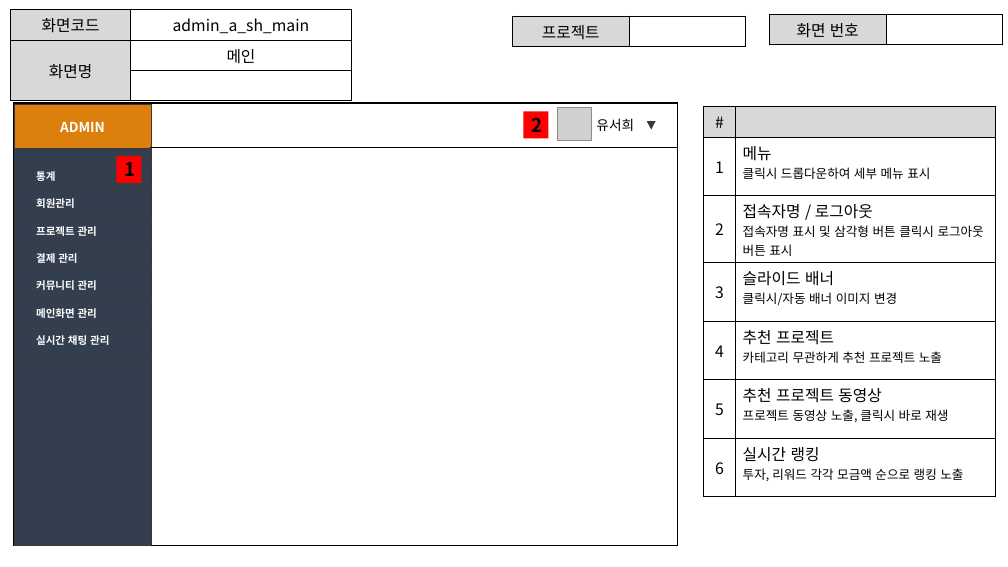
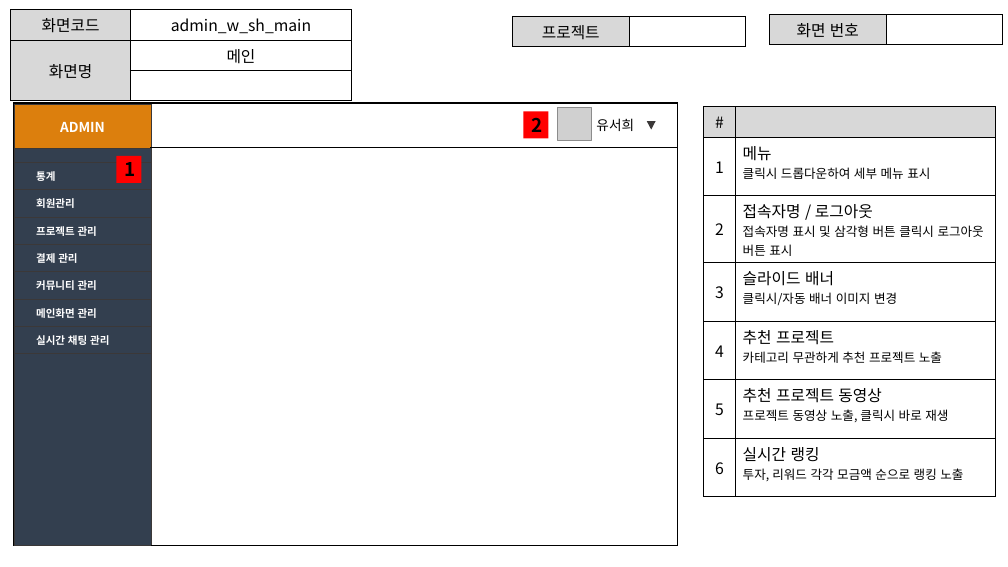
Before and after one commit to ezenteam2/EzenCrowdFunding, a slide deck: slide 10 of project03 화면설계서/project03 - 화면 설계서 - 서희.pptx. Drawn at 1008x567 pixels with LibreOffice and Linux fonts; fonts in the diff are those of the drawing; grey boxes stand for pictures. Boxes give left, top, right and bottom in pixels: in the first picture for what was removed or moved away, otherwise in the second. Text is boxed around its words. In the diff, an @@ line names an element or a change of style, - is before the commit and + after.

```diff
--- a/project03 화면설계서/project03 - 화면 설계서 - 서희.pptx
+++ b/project03 화면설계서/project03 - 화면 설계서 - 서희.pptx
@@ table at [11, 10, 352, 89] @@
-row 1, column 2: admin_a_sh_main
+row 1, column 2: admin_w_sh_main
```
Also in this commit, not shown: 11 other slides changed, 2 other files.
